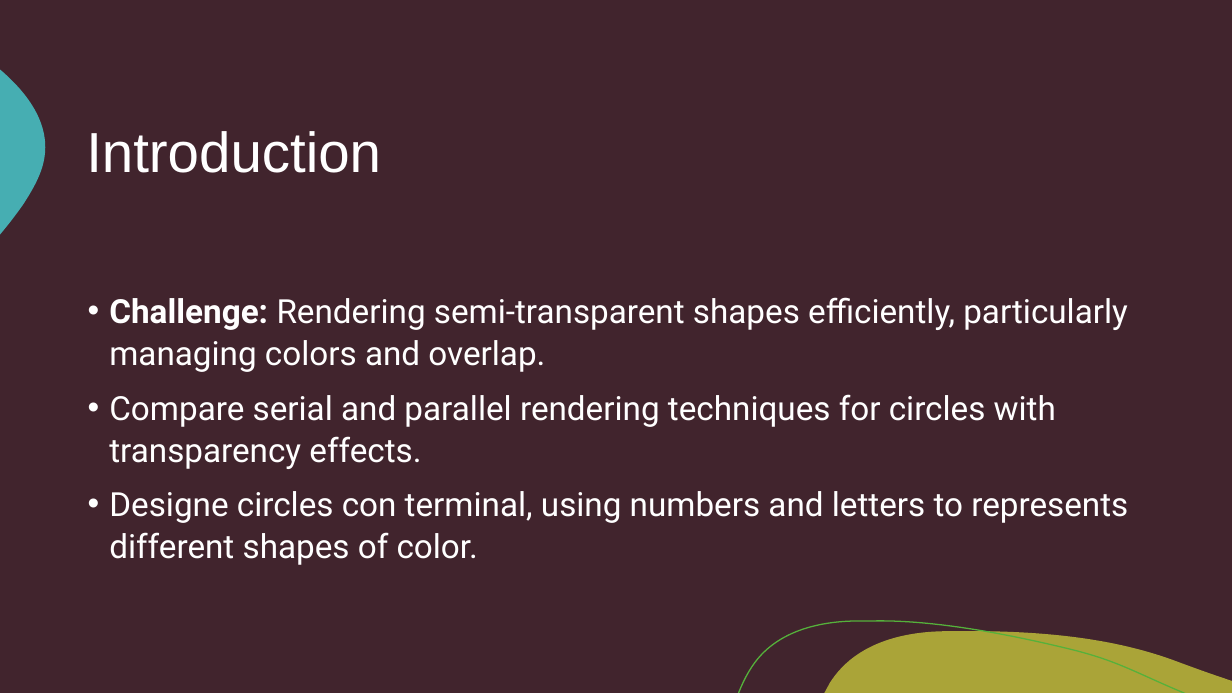
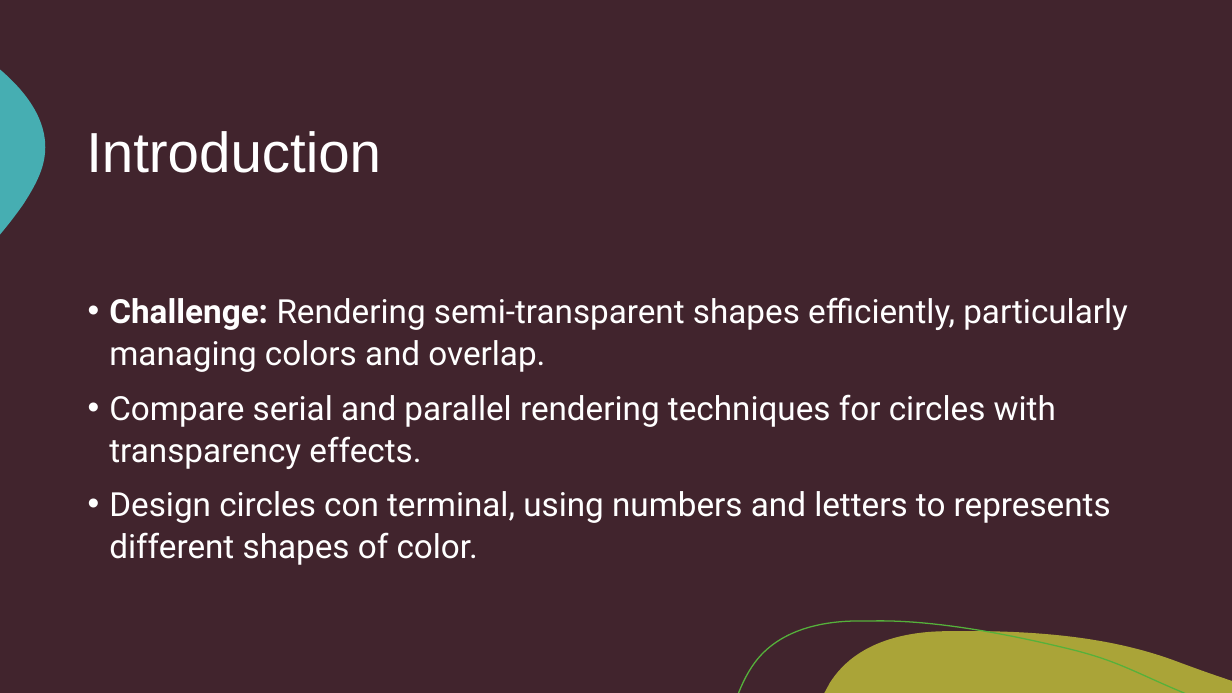
Before and after one commit to R-Marconi01/Renderer, a slide deck: slide 2 of Renderer.pptx. Drawn at 1232x693 pixels with LibreOffice and Linux fonts; fonts in the diff are those of the drawing. Boxes give left, top, right and bottom in pixels: in the first picture for what was removed or moved away, otherwise in the second. Text is boxed around its words. In the diff, an @@ line names an element or a change of style, - is before the commit and + after.

```diff
--- a/Renderer.pptx
+++ b/Renderer.pptx
@@ text at [109, 491, 1111, 565]: text changed @@
-• Designe circles con terminal, using numbers and letters to represents different shapes of color.
+• Design circles con terminal, using numbers and letters to represents different shapes of color.
```
Also in this commit, not shown: 1 other slide changed.
